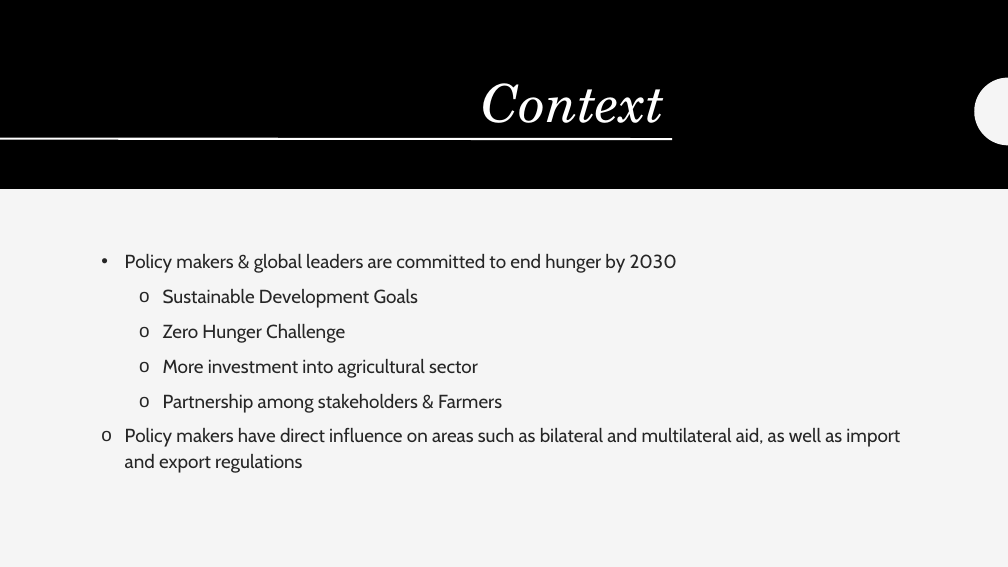
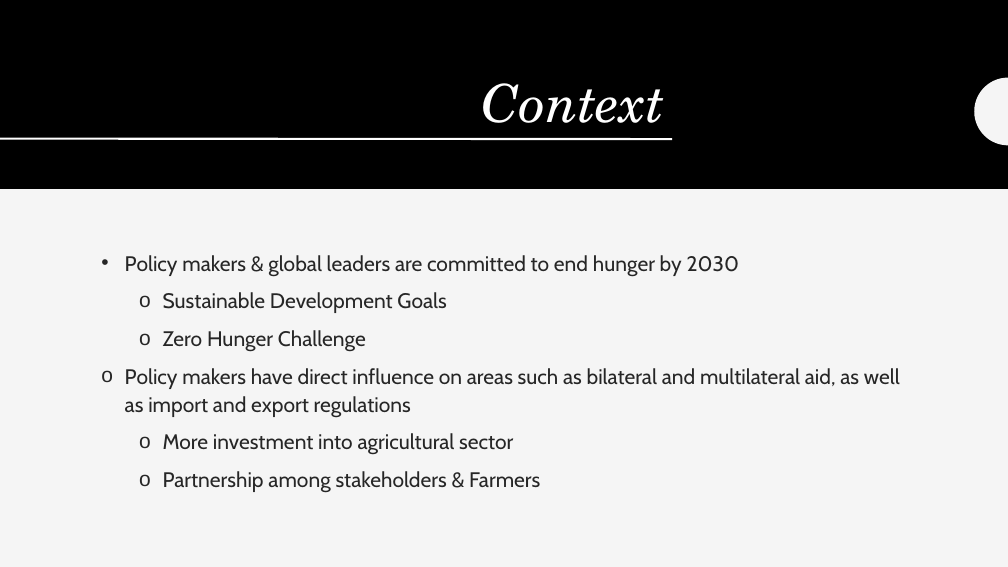
Before and after one commit to bryceleary/DSIFinal, a slide deck: slide 3 of Docs/dsifinal-presensation.pptx. Drawn at 1008x567 pixels with LibreOffice and Linux fonts; fonts in the diff are those of the drawing. Boxes give left, top, right and bottom in pixels: in the first picture for what was removed or moved away, otherwise in the second. Text is boxed around its words. In the diff, an @@ line names an element or a change of style, - is before the commit and + after.

```diff
--- a/Docs/dsifinal-presensation.pptx
+++ b/Docs/dsifinal-presensation.pptx
@@ text at (125, 255, 740, 493): size 18 to 20 pt in "Policy makers & global leaders are committed ...", "Sustainable Development Goals", "Zero Hunger Challenge", "More investment into agricultural sector" and 1 more places @@
@@ text at (125, 368, 900, 418): paragraph added @@
+o Policy makers have direct influence on areas such as bilateral and multilateral aid, as well as import and export regulations
@@ text at (125, 428, 900, 473): paragraph removed @@
-o Policy makers have direct influence on areas such as bilateral and multilateral aid, as well as import and export regulations
```
Also in this commit, not shown: 6 other slides changed.
